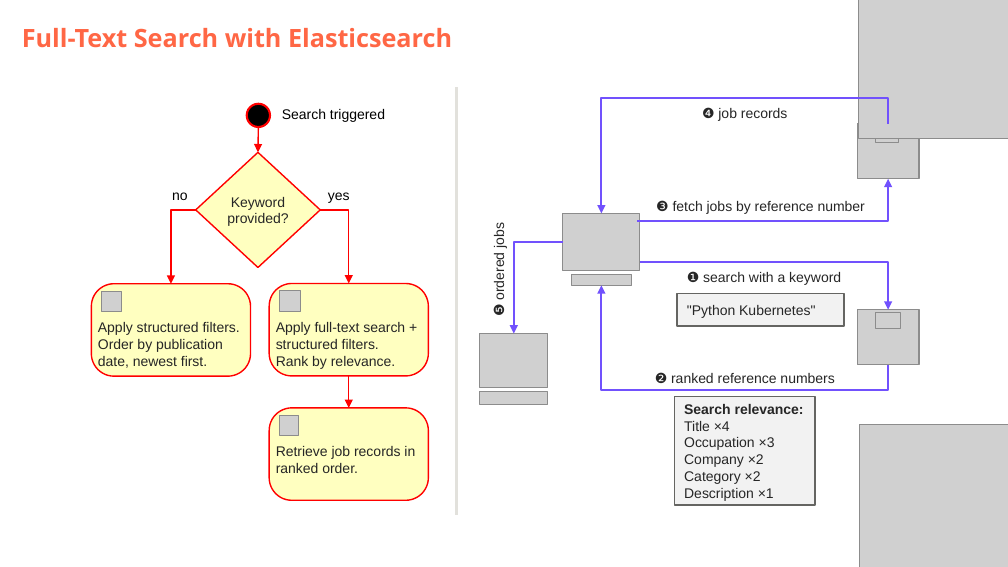
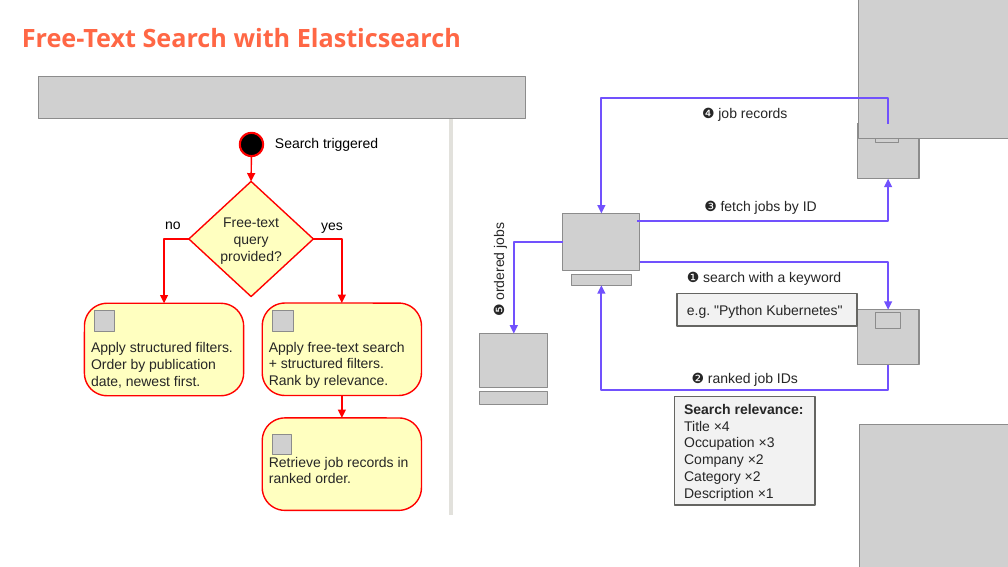
Before and after one commit to DataScientest-Studio/jun26bde-job-market, a slide deck: slide 16 of docs/defence/Defence.pptx (slide 9 before the commit). Drawn at 1008x567 pixels with LibreOffice and Linux fonts; fonts in the diff are those of the drawing; grey boxes stand for pictures; background and template pictures are left out. Boxes give left, top, right and bottom in pixels: in the first picture for what was removed or moved away, otherwise in the second. Text is boxed around its words. In the diff, an @@ line names an element or a change of style, - is before the commit and + after.

```diff
--- a/docs/defence/Defence.pptx
+++ b/docs/defence/Defence.pptx
@@ subtitle at <box>22,28,461,48</box>: text changed @@
-Full-Text Search with Elasticsearch
+Free-Text Search with Elasticsearch
@@ picture added at <box>38,77,525,119</box> @@
@@ line moved from (457, 87) - (457, 515) to (452, 87) - (452, 515) @@
@@ 2 texts, 1 arrow, 1 ellipse: place and size @@
-2 texts, 1 arrow, 1 ellipse at <box>172,104,385,200</box>
+2 texts, 1 arrow, 1 ellipse at <box>165,133,378,229</box>
@@ diamond "Free-text query provided?": place and size @@
-diamond "Free-text query provided?" at <box>196,152,320,267</box>
+diamond "Free-text query provided?" at <box>188,181,312,296</box>
@@ text at <box>704,200,817,214</box>: text changed @@
-❸ fetch jobs by reference number
+❸ fetch jobs by ID
@@ elbow arrow moved from (196, 210) - (171, 283) to (188, 239) - (164, 303) @@
@@ text in diamond at <box>220,217,281,264</box>: text changed @@
-Keyword provided?
+Free-text query provided?
@@ text "yes": place and size @@
-text "yes" at <box>328,192,350,203</box>
+text "yes" at <box>321,222,343,233</box>
@@ elbow arrow moved from (321, 210) - (349, 283) to (313, 239) - (342, 303) @@
@@ rectangle "e.g. "Python Kubernetes"": place and size @@
-rectangle "e.g. "Python Kubernetes"" at <box>677,293,845,326</box>
+rectangle "e.g. "Python Kubernetes"" at <box>677,293,858,326</box>
@@ 3 pictures, 2 rounded rectangles: place and size @@
-3 pictures, 2 rounded rectangles at <box>92,283,428,435</box>
+3 pictures, 2 rounded rectangles at <box>85,303,421,455</box>
@@ text in rectangle at <box>687,305,842,318</box>: text changed @@
-"Python Kubernetes"
+e.g. "Python Kubernetes"
@@ text in rounded rectangle at <box>269,342,405,368</box>: text changed @@
-Apply full-text search + structured filters.
+Apply free-text search + structured filters.
@@ text at <box>692,372,798,386</box>: text changed @@
-❷ ranked reference numbers
+❷ ranked job IDs
@@ rounded rectangle "Retrieve job records in ranked ...": place and size @@
-rounded rectangle "Retrieve job records in ranked ..." at <box>269,408,428,501</box>
+rounded rectangle "Retrieve job records in ranked ..." at <box>262,418,421,511</box>
@@ arrow moved from (349, 376) - (349, 408) to (342, 395) - (342, 418) @@
```
Also in this commit, not shown: 8 other slides changed, 5 slides added, 4 slides removed, 2 other files.
